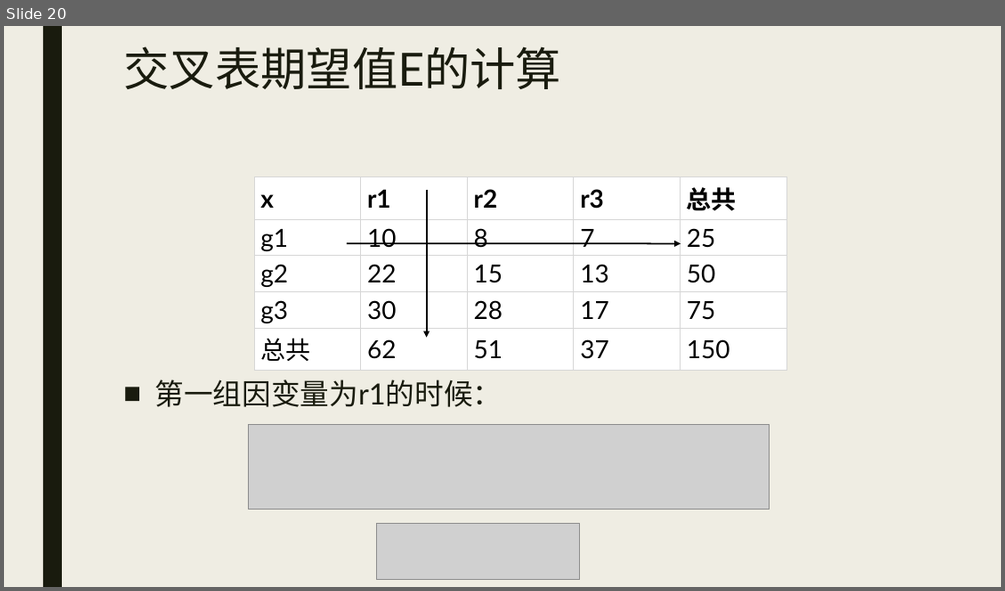
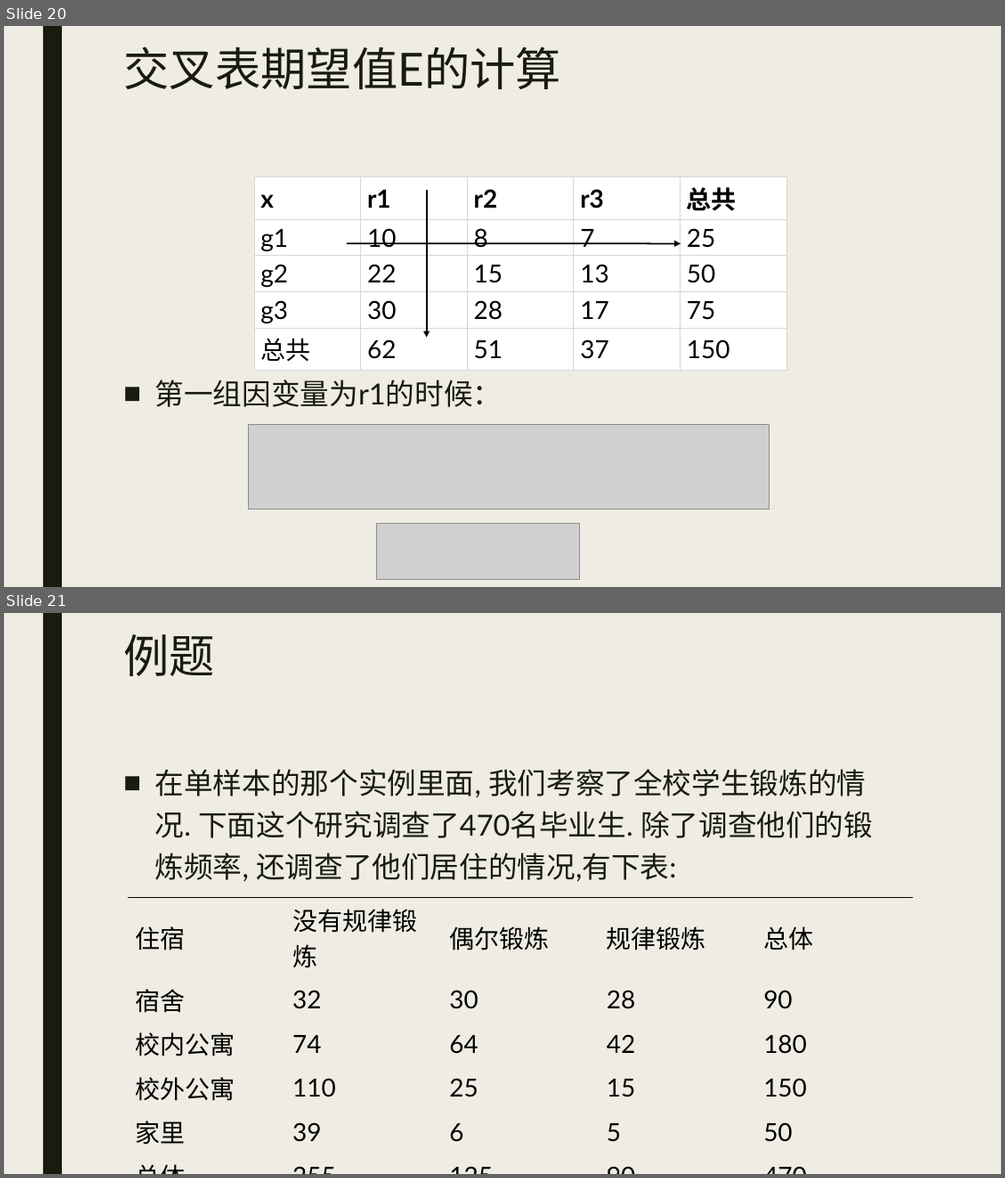
Before and after one commit to beneon/medstat, a slide deck: lect-7/卡方检验.pptx. Shown one above the other, each under a label of ours: slide 20 before the commit, slides 20 and 21 after it. The pictures are 1005x591 and 1005x1178 pixels, drawn with LibreOffice and Linux fonts; fonts in the diff are those of the drawing; grey boxes stand for pictures. Boxes give left, top, right and bottom in pixels: in the first picture for what was removed or moved away, otherwise in the second. Text is boxed around its words. In the diff, an @@ line names an element or a change of style, - is before the commit and + after.

```diff
--- a/lect-7/卡方检验.pptx
+++ b/lect-7/卡方检验.pptx
@@ slide 21 added at (4, 613, 1001, 1174), background #EFEDE3; not listed: 1 template element that a slide beside it also shows @@
@@ title added at (123, 634, 215, 676), 44 pt, text #191B0E @@
+例题
@@ text added at (155, 769, 873, 881), 28 pt, text #191B0E @@
+■ 在单样本的那个实例里面, 我们考察了全校学生锻炼的情况. 下面这个研究调查了470名毕业生. 除了调查他们的锻炼频率, 还调查了他们居住的情况,有下表:
@@ table added at (128, 897, 913, 1153), 6 rows, 5 columns @@
+住宿 | 没有规律锻炼 | 偶尔锻炼 | 规律锻炼 | 总体
+宿舍 | 32 | 30 | 28 | 90
+校内公寓 | 74 | 64 | 42 | 180
+校外公寓 | 110 | 25 | 15 | 150
+家里 | 39 | 6 | 5 | 50
+总体 | 255 | 125 | 90 | 470
```
Also in this commit, not shown: 20 other slides added, 1 other file.
